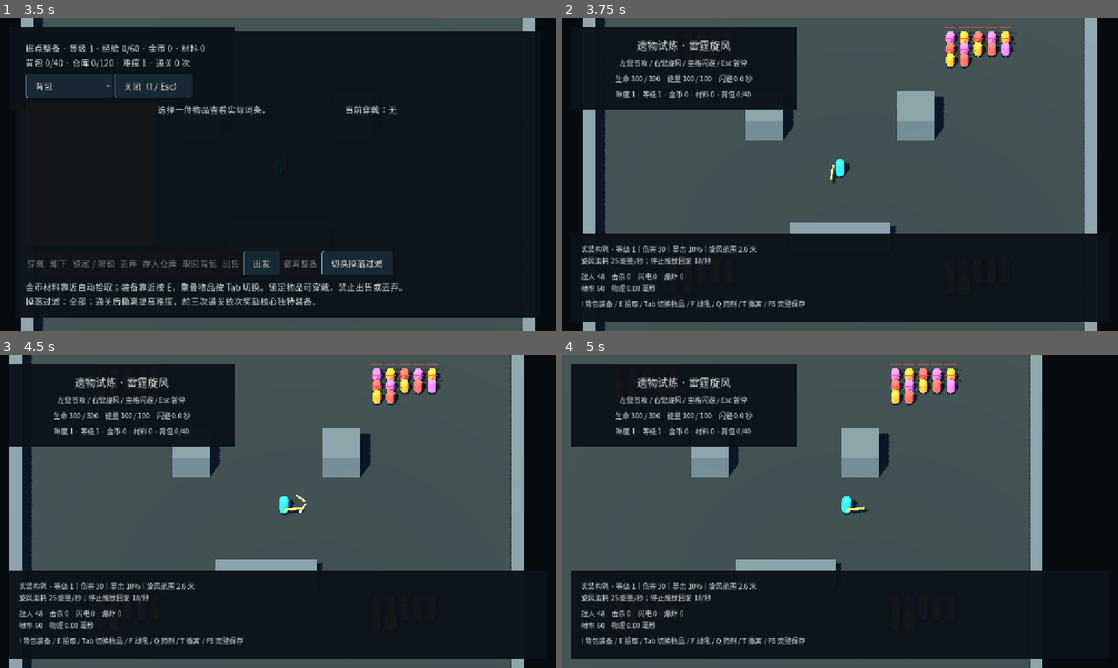
Above: before the commit, frames 1-4 (two rows, left to right).
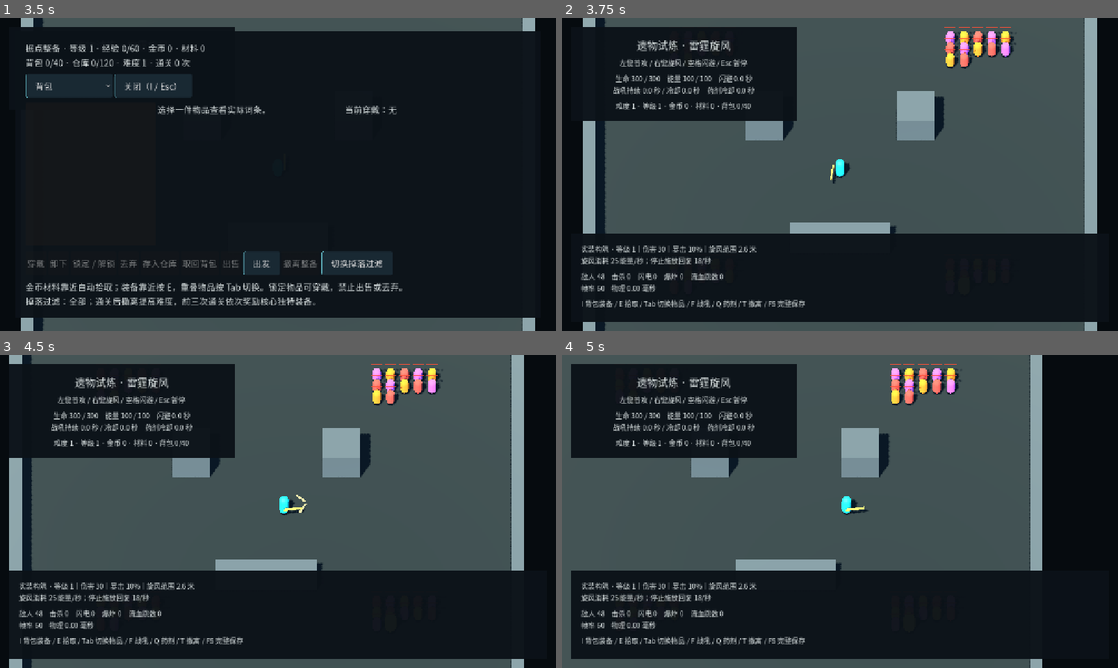
Above: after the commit, the same moments.

Repository: w7775p/relic-ARPG
Game: Godot game, scene res://app/boot/boot.tscn
The game is run twice, just before and just after one commit, with the same random seed, the same clock (stepped at 60 frames per second) and the same inputs.
Inputs (mouse positions are in pixels of both pictures, inside the frame that each line leads up to):
- Up to frame 1 (3.5 s): click "新建角色" at 0.5 s; click "背包" at 1.25 s; click "关闭（I / Esc）" at 2 s; click "继续探索" at 2.75 s
- Up to frame 2 (3.75 s): click "出发" at 3.5 s
- Up to frame 3 (4.5 s): tap Enter at 4.25 s; move the mouse to (400, 495) at 4.27 s; hold D (move_right) from 4.28 s (still down); hold 1 (basic_build) from 4.28 s (still down); click (400, 495) at 4.42 s
- Up to frame 4 (5 s): keep holding D (move_right); keep holding 1 (basic_build)

Frame 1 is identical in both runs. In frame 2, 2.1% of the frame differs, in the area x 3-43%, y 22-84%; in frame 3, 2.2%; in frame 4, 2.3%, in the area x 1-43%, y 22-84%.
Error in both runs: Trying to assign an array of type "Array" to a variable of type "Array[String]". (res://systems/persistence/save_validator.gd:155)

Commit message:
P1_Task2: 在 HUD 显示战吼药剂与流血

Diff:
--- a/game/world/maps/combat_arena.gd
+++ b/game/world/maps/combat_arena.gd
@@ -1,5 +1,5 @@
 extends "res://world/maps/test_arena.gd"
-## M1 场地扩展：装配战斗、技能、触发、遭遇与真实战斗 HUD。
+## M1/D1 场地扩展：装配战斗、技能、触发、遭遇与真实战斗 HUD。
 
 @export var auto_spawn: bool = true
 
@@ -57,8 +57,8 @@
 	if _hud_remaining > 0.0:
 		return
 	_hud_remaining = 0.1
-	$Interface/Hud/Rows/Position.text = "生命 %.0f / %.0f　能量 %.0f / %.0f　闪避 %.1f 秒" % [player.health, player.max_health, skills.energy, skills.max_energy, player.cooldown_remaining_sec]
-	$Interface/CombatInfo/Rows/Stats.text = "敌人 %d　击杀 %d　闪电 %d　爆炸 %d\n帧率 %d　物理 %.2f 毫秒" % [combat.enemies.size(), combat.kills, effects.lightning_count, effects.explosion_count, Engine.get_frames_per_second(),  …(67 unchanged characters)…
+	$Interface/Hud/Rows/Position.text = "生命 %.0f / %.0f　能量 %.0f / %.0f　闪避 %.1f 秒\n战吼持续 %.1f 秒 / 冷却 %.1f 秒　药剂冷却 %.1f 秒" % [player.health, player.max_health, skills.energy, skills.max_energy, player.cooldown_remaining_sec, skills._warcry_remaining, skills._warcry_cooldown_remaining, skills._potion_remaining]
+	$Interface/CombatInfo/Rows/Stats.text = "敌人 %d　击杀 %d　闪电 %d　爆炸 %d　流血跳数 %d\n帧率 %d　物理 %.2f 毫秒" % [combat.enemies.size(), combat.kills, effects.lightning_count, effects.explosion_count, effects.bleed_tick_count, Engine.get_frames_per_second(),  …(67 unchanged characters)…
 	if combat.enemies.is_empty() and not player.is_dead:
 		status.text = "本轮清理完成！按 R 开始下一轮，或按 1 / 2 比较装备"
 
